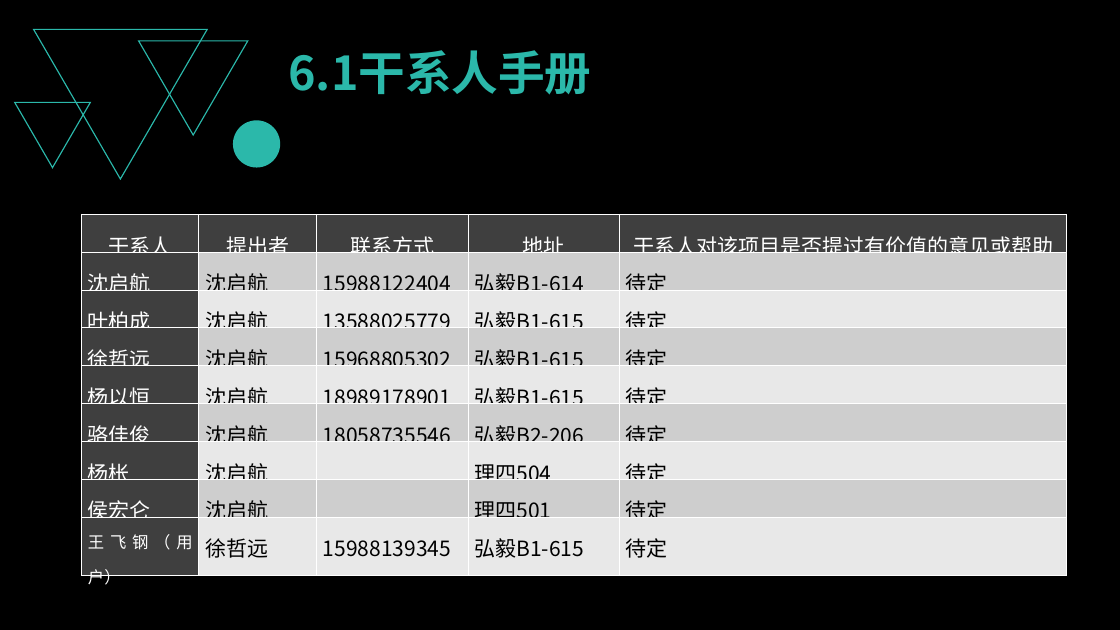
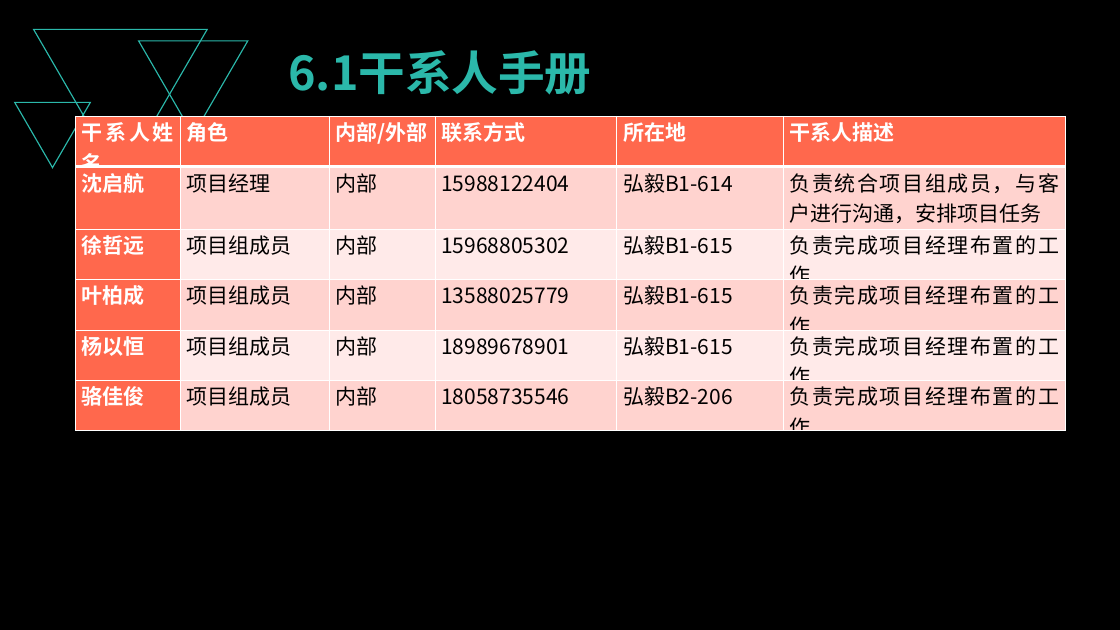
Before and after one commit to PRD2018-G03/PRD2018-G03-SoftwareEngineeringProject, a slide deck: slide 76 of 非受控文档/1_沈启航/PPT/需求项目工程计划评审PPT.pptx (slide 86 before the commit). Drawn at 1120x630 pixels with LibreOffice and Linux fonts; fonts in the diff are those of the drawing. Boxes give left, top, right and bottom in pixels: in the first picture for what was removed or moved away, otherwise in the second. Text is boxed around its words. In the diff, an @@ line names an element or a change of style, - is before the commit and + after.

```diff
--- a/非受控文档/1_沈启航/PPT/需求项目工程计划评审PPT.pptx
+++ b/非受控文档/1_沈启航/PPT/需求项目工程计划评审PPT.pptx
@@ table added at (76,117,1065,444), 6 rows, 6 columns @@
+干系人姓名 | 角色 | 内部/外部 | 联系方式 | 所在地 | 干系人描述
+沈启航 | 项目经理 | 内部 | 15988122404 | 弘毅B1-614 | 负责统合项目组成员，与客户进行沟通，安排项目任务
+徐哲远 | 项目组成员 | 内部 | 15968805302 | 弘毅B1-615 | 负责完成项目经理布置的工作
+叶柏成 | 项目组成员 | 内部 | 13588025779 | 弘毅B1-615 | 负责完成项目经理布置的工作
+杨以恒 | 项目组成员 | 内部 | 18989678901 | 弘毅B1-615 | 负责完成项目经理布置的工作
+骆佳俊 | 项目组成员 | 内部 | 18058735546 | 弘毅B2-206 | 负责完成项目经理布置的工作
@@ ellipse removed at (233,120,280,167) @@
@@ table removed at (81,214,1065,589), 9 rows, 5 columns @@
-干系人 | 提出者 | 联系方式 | 地址 | 干系人对该项目是否提过有价值的意见或帮助
-沈启航 | 沈启航 | 15988122404 | 弘毅B1-614 | 待定
-叶柏成 | 沈启航 | 13588025779 | 弘毅B1-615 | 待定
-徐哲远 | 沈启航 | 15968805302 | 弘毅B1-615 | 待定
-杨以恒 | 沈启航 | 18989178901 | 弘毅B1-615 | 待定
-骆佳俊 | 沈启航 | 18058735546 | 弘毅B2-206 | 待定
-杨枨 | 沈启航 |  | 理四504 | 待定
-侯宏仑 | 沈启航 |  | 理四501 | 待定
-王飞钢（用户） | 徐哲远 | 15988139345 | 弘毅B1-615 | 待定
```
Also in this commit, not shown: 20 other slides changed, 9 slides added, 15 slides removed, 3 other files.
